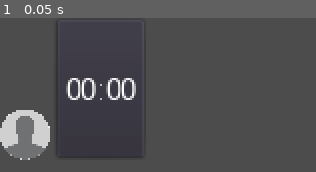
Above: before the commit, frame 1.
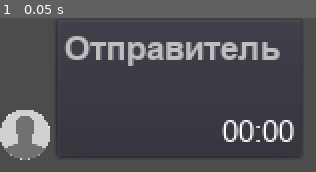
Above: after the commit, the same moment.

Repository: LeshaLukash/The-Chat-Prototype
Game: Godot game, scene res://message.tscn
The game is run twice, just before and just after one commit, with the same random seed, the same clock (stepped at 60 frames per second) and the same inputs.
Inputs:
- Up to frame 1 (0.05 s): no input

The runs differ from the first frame. In frame 1, 8.9% of the frame differs, in the area x 20-95%, y 11-91%.
Error in both runs: Invalid get index 'default' (on base: 'Dictionary'). (res://avatars/avatars_db.gd:42)

Commit message:
Message
Добавил функцию инициализации содержимого сообщения.
Добавил параметры, позволяющие отключать отображение аватарки и имени отправителя, а также настроил поведение сообщения при переключении этих параметров

Diff:
--- a/message.gd
+++ b/message.gd
@@ -28,20 +28,26 @@
 
 # Маркер сообщения статусом "изменено"
 export (bool) var is_edited = false setget set_edited
-# Маркер, является ли сообщение ответом "игрока"
-export (bool) var is_player_reply = false
+# Маркер, отображать сообщение слева или справа от края экрана
+export (bool) var place_to_right = false setget set_place_to_right
 # Маркер, скрыть или показать имя отправителя
-export (bool) var is_sender_name_visible = true setget set_sender_name_visible
+export (bool) var show_sender_name = true setget set_show_sender_name
+# Маркер, отображать или скрыть аватарку
+export (bool) var show_avatar = true setget set_show_avatar
 # Текстура аватарки
 export (StreamTexture) var avatar_texture = AvatarsDB.get_avatar("default")
 
 
 # Задать содержимое сообщения
-func init_message(_sender: String, _text: String, _time: String):
-	sender = _sender
-	text = _text
-	time = _time
-	avatar_texture = AvatarsDB.get_avatar(_sender)
+func init_message(params: Dictionary):
+	sender = params.sender
+	avatar_texture = AvatarsDB.get_avatar(sender)
+	text = params.text
+	time = params.time
+	is_edited = params.is_edited
+	place_to_right = params.place_to_right
+	show_sender_name = params.show_sender_name
+	show_avatar = params.show_avatar
 	update_message()
 
 
@@ -54,8 +60,9 @@
 
 	# Обновляем содержимое сообщения и подгоняем его под текст
 	get_node("%Avatar").texture_normal = avatar_texture
+	get_node("%Avatar").set_self_modulate(Color(1, 1, 1, float(show_avatar)))
 
-	if is_sender_name_visible:
+	if show_sender_name == true :
 		get_node("%Text").bbcode_text = sender_formatted + '\n' + text_formatted + '\n' +\
 				time_formatted
 	else:
@@ -70,7 +77,7 @@
 func calc_message_width(text_formatted: String) -> int:
 
 	var sender_length: int
-	if is_sender_name_visible:
+	if show_sender_name == true:
 		sender_length = $TextFormatter.get_line_pixel_length(sender, sender_font)
 	else:
 		sender_length = 0
@@ -81,7 +88,6 @@
 
 	var length_to_compare := [sender_length, text_length, time_length]
 	var panel_width := int(clamp(length_to_compare.max(), 0, LINE_MAX_LENGTH))
-	print(panel_width)
 	return panel_width
 
 
@@ -122,11 +128,22 @@
 		update_message()
 
 
-func set_sender_name_visible(value: bool):
-	is_sender_name_visible = value
+func set_show_sender_name(value: bool):
+	show_sender_name = value
 	if get_node_or_null("TextFormatter") != null:
 		update_message()
 
+
+func set_show_avatar(value: bool):
+	show_avatar = value
+	if get_node_or_null("TextFormatter") != null:
+		update_message()
+
+
+func set_place_to_right(value: bool):
+	place_to_right = value
+	if get_node_or_null("TextFormatter") != null:
+		update_message()
 
 
 #################### СИГНАЛЫ ####################
--- a/message.tscn
+++ b/message.tscn
@@ -7,19 +7,21 @@
 
 [node name="Message" type="MarginContainer"]
 margin_right = 117.0
-margin_bottom = 113.0
+margin_bottom = 80.0
 rect_pivot_offset = Vector2( -513, -236 )
+size_flags_vertical = 0
 script = ExtResource( 2 )
 __meta__ = {
 "_edit_group_": true,
 "_edit_lock_": true
 }
-is_sender_name_visible = false
 avatar_texture = ExtResource( 3 )
 
 [node name="HBoxContainer" type="HBoxContainer" parent="."]
-margin_right = 117.0
+margin_right = 243.0
 margin_bottom = 113.0
+size_flags_horizontal = 0
+size_flags_vertical = 0
 
 [node name="Avatar" type="TextureButton" parent="HBoxContainer"]
 unique_name_in_owner = true
@@ -34,22 +36,25 @@
 [node name="Panel" type="PanelContainer" parent="HBoxContainer"]
 unique_name_in_owner = true
 margin_left = 44.0
-margin_right = 117.0
+margin_right = 243.0
 margin_bottom = 113.0
-size_flags_horizontal = 3
+size_flags_vertical = 0
 theme = ExtResource( 1 )
 
 [node name="Text" type="RichTextLabel" parent="HBoxContainer/Panel"]
 unique_name_in_owner = true
 margin_left = 7.0
 margin_top = 7.0
-margin_right = 66.0
+margin_right = 192.0
 margin_bottom = 106.0
+rect_min_size = Vector2( 185, 0 )
 rect_clip_content = false
 bbcode_enabled = true
-bbcode_text = "
+bbcode_text = "[color=silver][font=fonts/arial_sender_name.tres]Отправитель[/font][/color]
+
 [right][font=fonts/arial_time.tres]00:00[/font][/right]"
-text = "
+text = "Отправитель
+
 00:00"
 fit_content_height = true
 scroll_active = false
--- a/text_formatter.gd
+++ b/text_formatter.gd
@@ -12,7 +12,7 @@
 	# Строка разбивается на массив из отдельных слов
 	var line_words: PoolStringArray = line.split(' ')
 	var last_word_idx: int = get_array_last_idx(line_words)
-	print(line_words)
+
 	var str_tmp := "" # Хранит промежуточные этапы разбиения
 
 	# Перебираем все слова в строке
